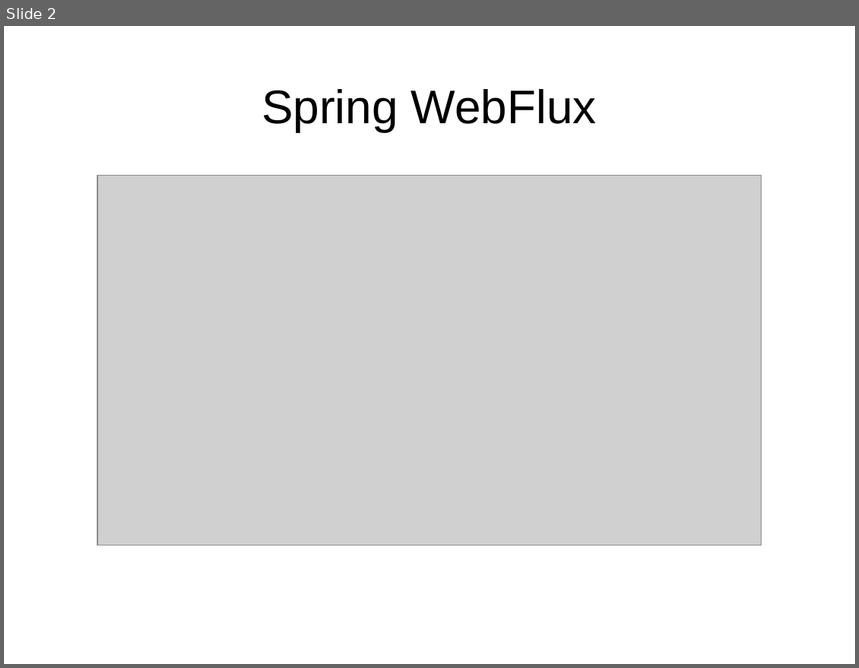
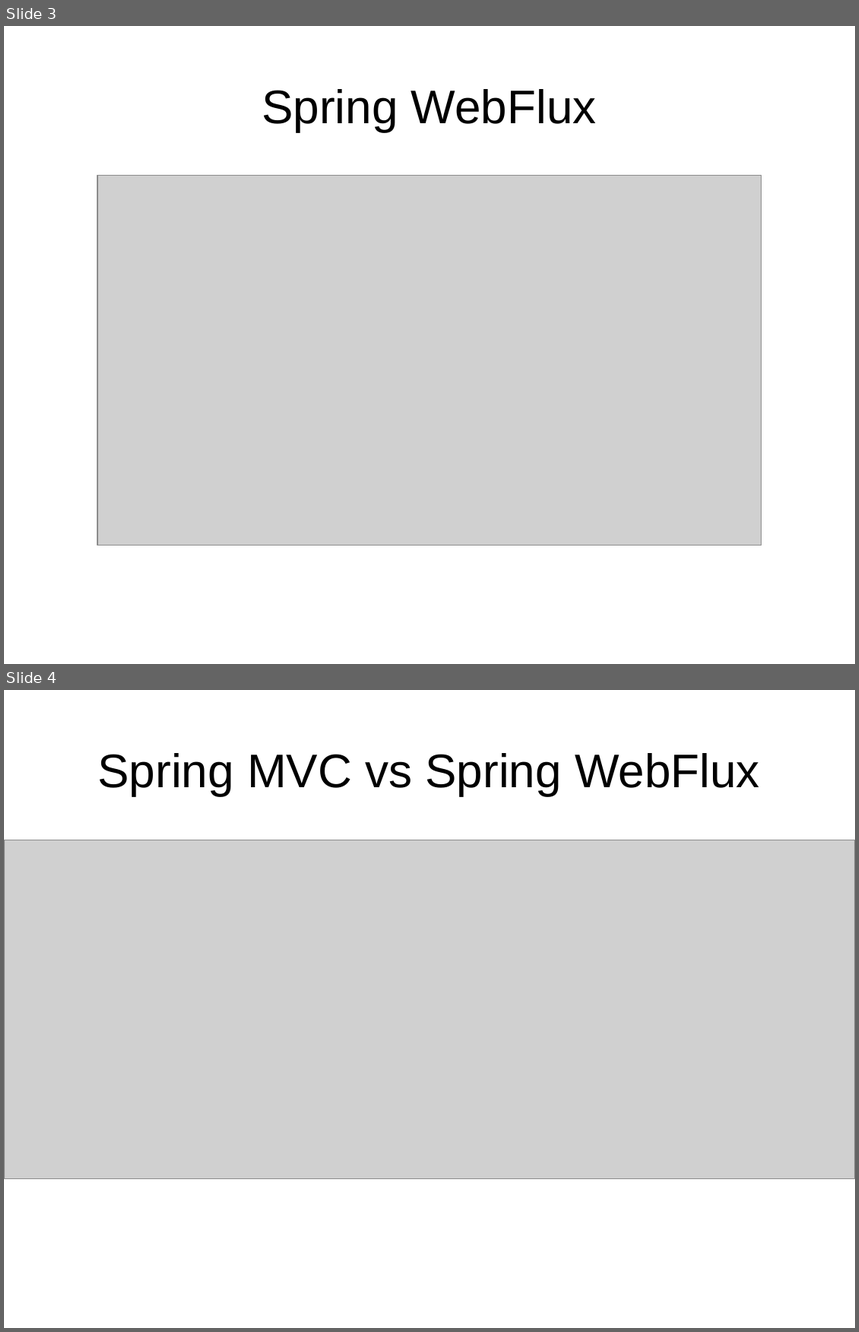
Before and after one commit to arturisimo/reactive-webflux, a slide deck: intro.odp. Shown one above the other, each under a label of ours: slide 2 before the commit, slides 3 and 4 after it. The pictures are 859x668 and 859x1332 pixels, drawn with LibreOffice and Linux fonts; fonts in the diff are those of the drawing; grey boxes stand for pictures. Boxes give left, top, right and bottom in pixels: in the first picture for what was removed or moved away, otherwise in the second. Text is boxed around its words. In the diff, an @@ line names an element or a change of style, - is before the commit and + after.

```diff
--- a/intro.odp
+++ b/intro.odp
@@ slide 4 added at (x1=4, y1=690, x2=855, y2=1328), background #FFFFFF @@
@@ title added at (x1=98, y1=753, x2=760, y2=796), 44 pt, text #000000 @@
+Spring MVC vs Spring WebFlux
@@ picture added at (x1=4, y1=840, x2=855, y2=1179) @@
@@ what was slide 2 is now slide 3 @@
```
Also in this commit, not shown: 2 other slides added.
